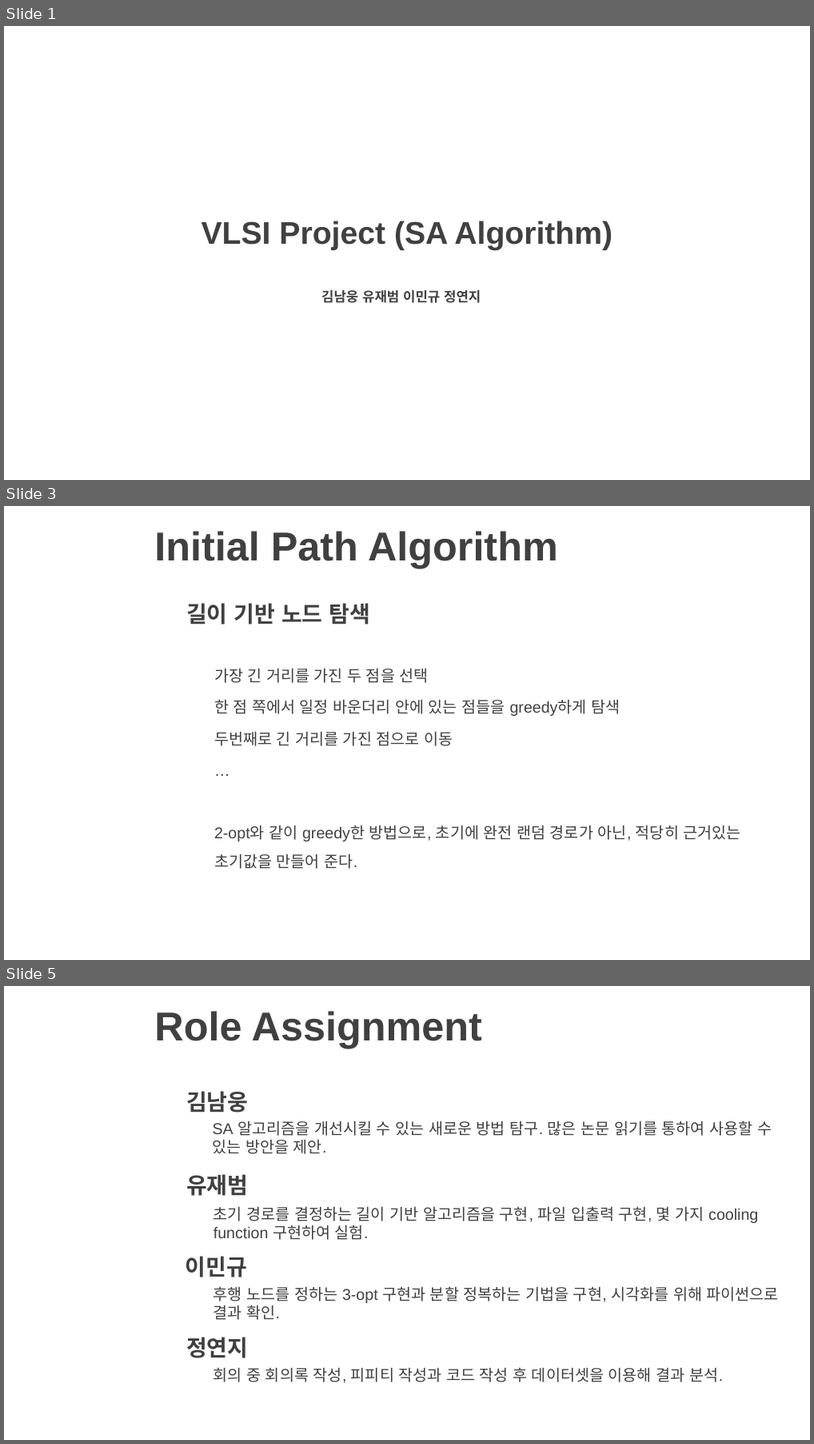
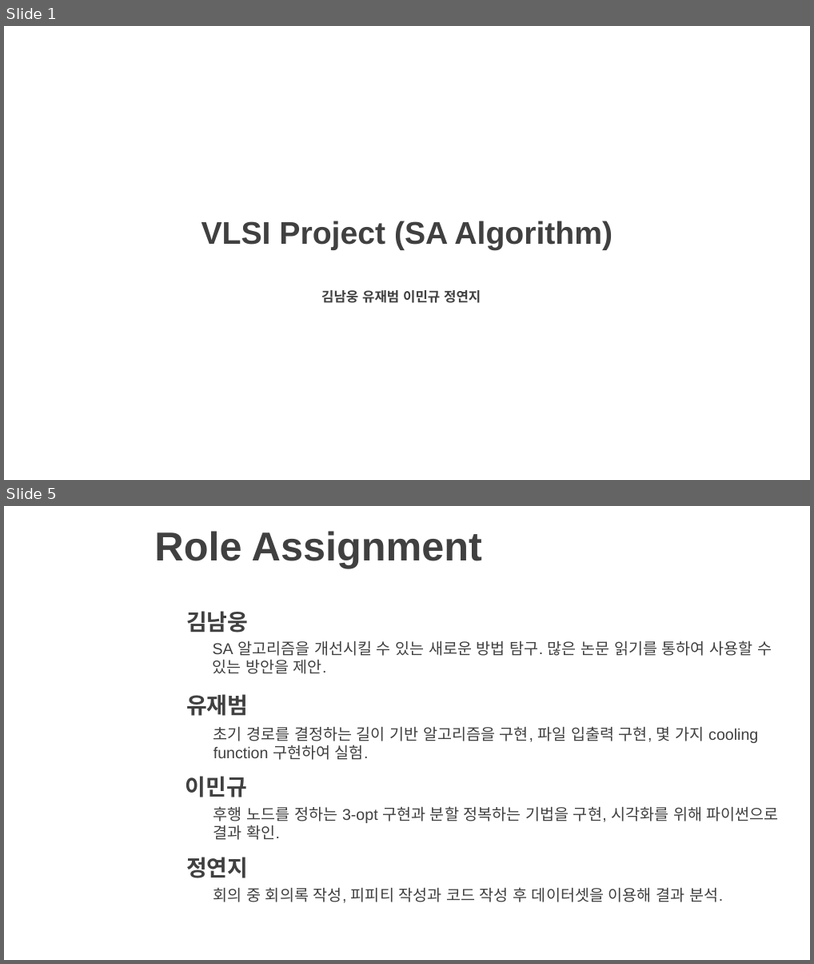
Before and after one commit to elwlwlwk/VLSI, a slide deck: VLSI(SA).pptx. Shown one above the other, each under a label of ours: slides 1, 3 and 5 before the commit, slides 1 and 5 after it; the slides between them are not shown. The pictures are 814x1444 and 814x964 pixels, drawn with LibreOffice and Linux fonts; fonts in the diff are those of the drawing; background and template pictures are left out. Boxes give left, top, right and bottom in pixels: in the first picture for what was removed or moved away, otherwise in the second. Text is boxed around its words. In the diff, an @@ line names an element or a change of style, - is before the commit and + after.

```diff
--- a/VLSI(SA).pptx
+++ b/VLSI(SA).pptx
@@ slide 3 removed at <box>4,506,810,960</box>, background picture (left out) @@
@@ title removed at <box>154,531,558,568</box> @@
-Initial Path Algorithm
@@ text removed at <box>186,603,370,624</box> @@
-길이 기반 노드 탐색
@@ text removed at <box>214,668,742,868</box> @@
-가장 긴 거리를 가진 두 점을 선택
-한 점 쪽에서 일정 바운더리 안에 있는 점들을 greedy하게 탐색
-두번째로 긴 거리를 가진 점으로 이동
-…
-2-opt와 같이 greedy한 방법으로, 초기에 완전 랜덤 경로가 아닌, 적당히 근거있는 초기값을 만들어 준다.
```
Also in this commit, not shown: 2 slides changed, 1 slide added.
